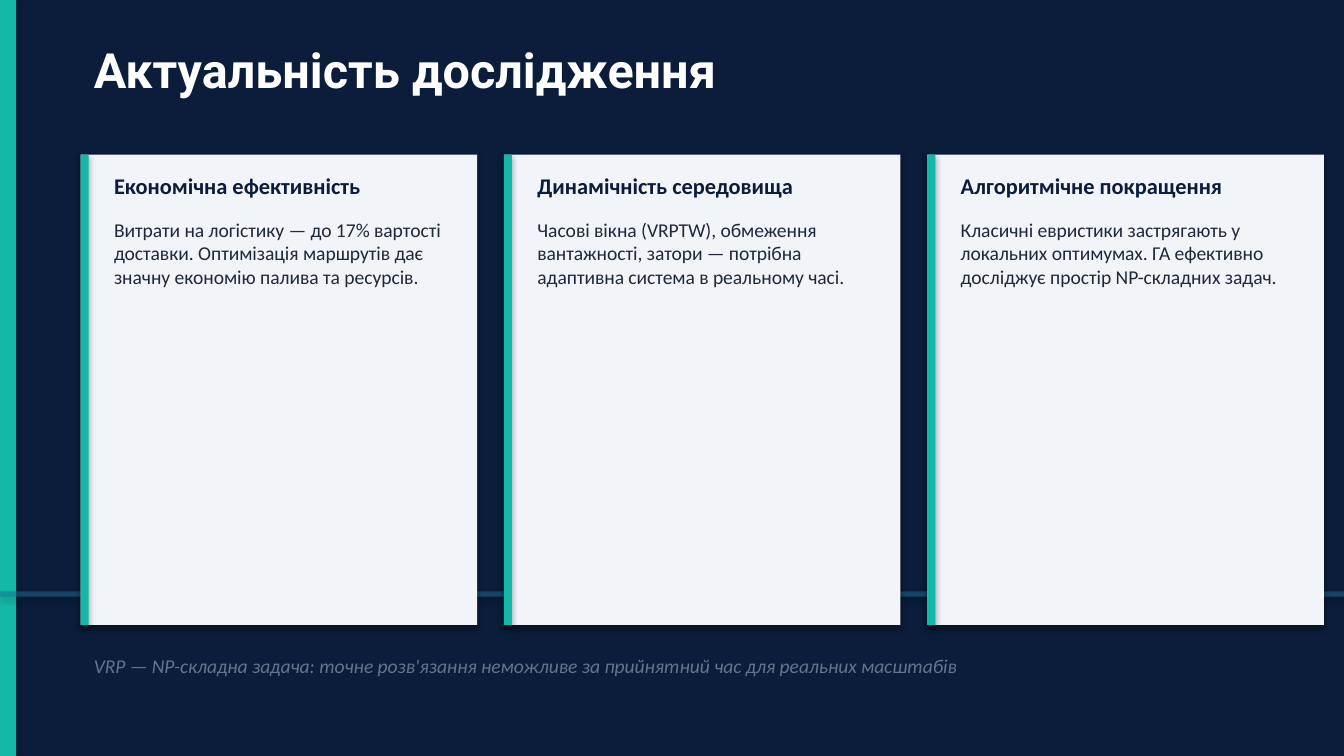
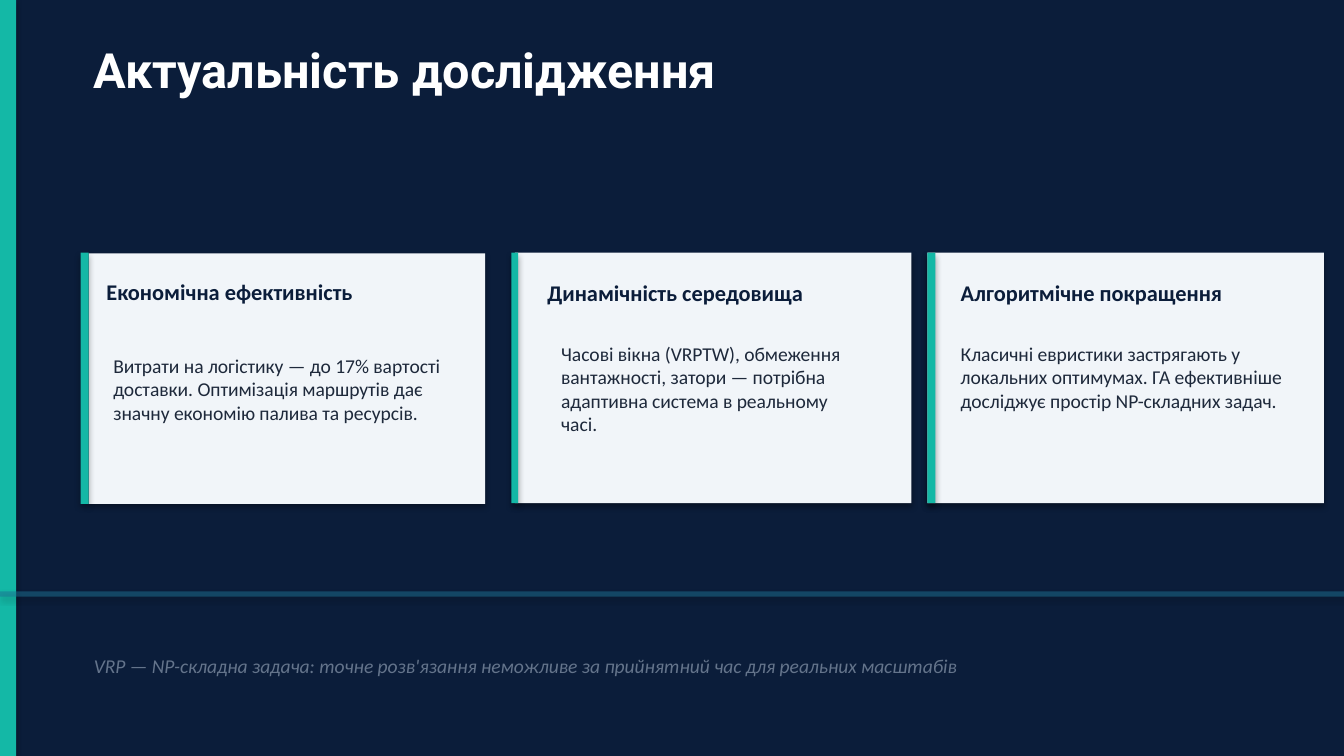
Before and after one commit to timurrte/DeliveryIQ, a slide deck: slide 3 of Звіт/Диплом/Презентація/Презентація_диплом_Ніколаєв.pptx. Drawn at 1344x756 pixels with LibreOffice and Linux fonts; fonts in the diff are those of the drawing. Boxes give left, top, right and bottom in pixels: in the first picture for what was removed or moved away, otherwise in the second. Text is boxed around its words. In the diff, an @@ line names an element or a change of style, - is before the commit and + after.

```diff
--- a/Звіт/Диплом/Презентація/Презентація_диплом_Ніколаєв.pptx
+++ b/Звіт/Диплом/Презентація/Презентація_диплом_Ніколаєв.pptx
@@ rectangle: place and size @@
-rectangle at [81, 155, 89, 625]
+rectangle at [81, 253, 89, 504]
@@ rectangle: place and size @@
-rectangle at [81, 155, 477, 625]
+rectangle at [89, 254, 485, 504]
@@ rectangle: place and size @@
-rectangle at [504, 155, 512, 625]
+rectangle at [512, 253, 519, 503]
@@ rectangle: place and size @@
-rectangle at [504, 155, 900, 625]
+rectangle at [515, 253, 911, 503]
@@ rectangle: place and size @@
-rectangle at [927, 155, 1324, 625]
+rectangle at [927, 253, 1324, 503]
@@ rectangle: place and size @@
-rectangle at [927, 155, 935, 625]
+rectangle at [927, 253, 935, 503]
@@ text "Економічна ефективність": place and size @@
-text "Економічна ефективність" at [114, 178, 360, 198]
+text "Економічна ефективність" at [106, 284, 353, 304]
@@ text "Динамічність середовища": place and size @@
-text "Динамічність середовища" at [537, 178, 793, 198]
+text "Динамічність середовища" at [547, 285, 803, 305]
@@ text "Алгоритмічне покращення": place and size @@
-text "Алгоритмічне покращення" at [961, 178, 1222, 198]
+text "Алгоритмічне покращення" at [961, 285, 1222, 305]
@@ text "Витрати на логістику — до ...": place and size @@
-text "Витрати на логістику — до ..." at [114, 223, 441, 287]
+text "Витрати на логістику — до ..." at [113, 359, 440, 423]
@@ text "Часові вікна (VRPTW), обмеження вантажності, ..." rewrapped from [537, 223, 844, 288] to [561, 347, 840, 431] @@
@@ text at [961, 347, 1282, 412]: text changed @@
-Класичні евристики застрягають у локальних оптимумах. ГА ефективно досліджує простір NP-складних задач.
+Класичні евристики застрягають у локальних оптимумах. ГА ефективніше досліджує простір NP-складних задач.
```
Also in this commit, not shown: 3 other slides changed, 14 slides added, 14 other files.
